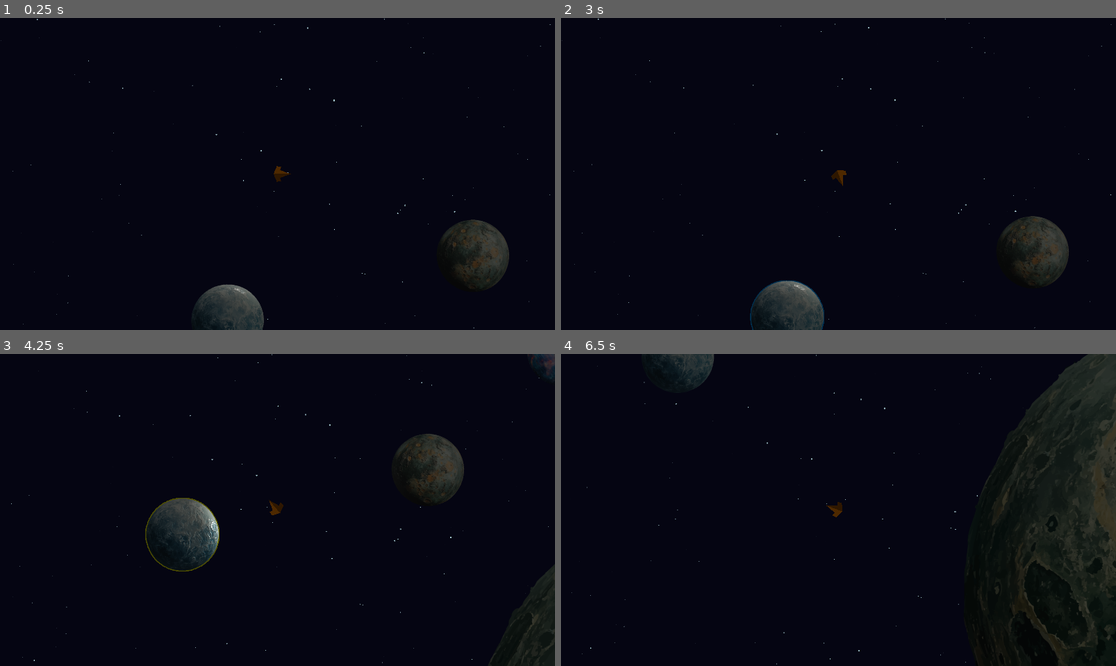
Above: before the commit, frames 1-4 (two rows, left to right).
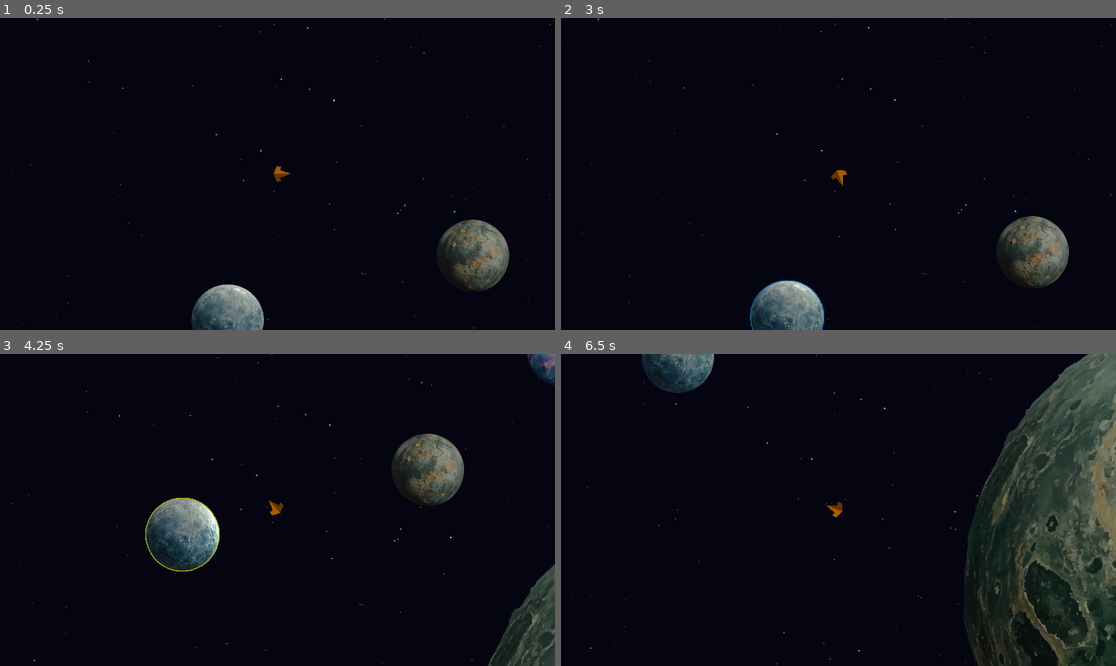
Above: after the commit, the same moments.

Repository: krets/space-octo
Game: Godot game, scene res://game.tscn
Two runs of this game, one before a commit and one after it. Both use one fixed random seed, a clock stepped at 60 frames per second and the inputs below.
Inputs:
- Up to frame 1 (0.25 s): no input
- Up to frame 2 (3 s): tap Enter at 0.5 s; hold D (turn_right) 0.53-1.28 s; tap Tab (next_selection) every 0.75 s from 0.6 to 2.85 s; hold S (brake) 1.28-2.03 s; tap Space at 2 s; hold D (turn_right) 2.03-2.78 s; hold W (thrust) from 2.78 s (still down)
- Up to frame 3 (4.25 s): release W (thrust) at 3.53 s; hold A (turn_left) from 3.53 s (still down); tap Tab (next_selection) at 3.6 s
- Up to frame 4 (6.5 s): tap Tab (next_selection) at 4.35, 5.1, 5.85 s; release A (turn_left) at 5.03 s; hold S (brake) 5.03-5.78 s; hold D (turn_right) from 5.78 s (still down)

The runs differ from the first frame. In frame 1, 3.5% of the frame differs, in the area x 34-92%, y 47-100%; in frame 2, 3.7%; in frame 3, 6.3%; in frame 4, 16%, in the area x 14-100%, y 0-100%.

Commit message:
lighting tweaks

Diff:
--- a/scenes/planet_01.tscn
+++ b/scenes/planet_01.tscn
@@ -26,4 +26,4 @@
 shape = SubResource("CircleShape2D_d1kmi")
 
 [node name="CanvasModulate" type="CanvasModulate" parent="CharacterBody2D"]
-color = Color(0.304462, 0.304462, 0.304462, 1)
+color = Color(0.67069, 0.67069, 0.67069, 1)
--- a/scenes/planet_03.tscn
+++ b/scenes/planet_03.tscn
@@ -25,4 +25,4 @@
 shape = SubResource("CircleShape2D_o42cn")
 
 [node name="CanvasModulate" type="CanvasModulate" parent="CharacterBody2D"]
-color = Color(0.304462, 0.304462, 0.304462, 1)
+color = Color(0.589096, 0.589096, 0.589096, 1)
